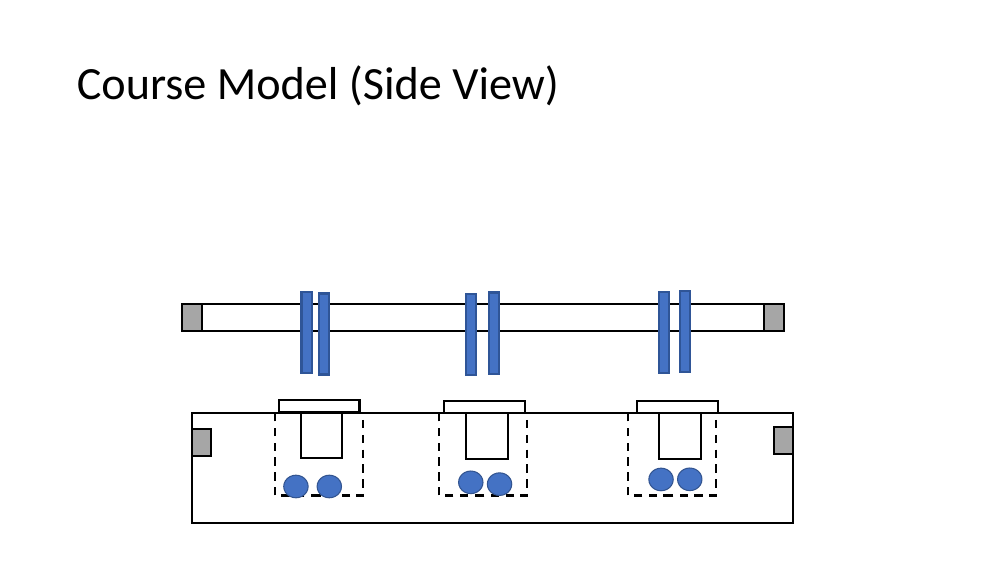
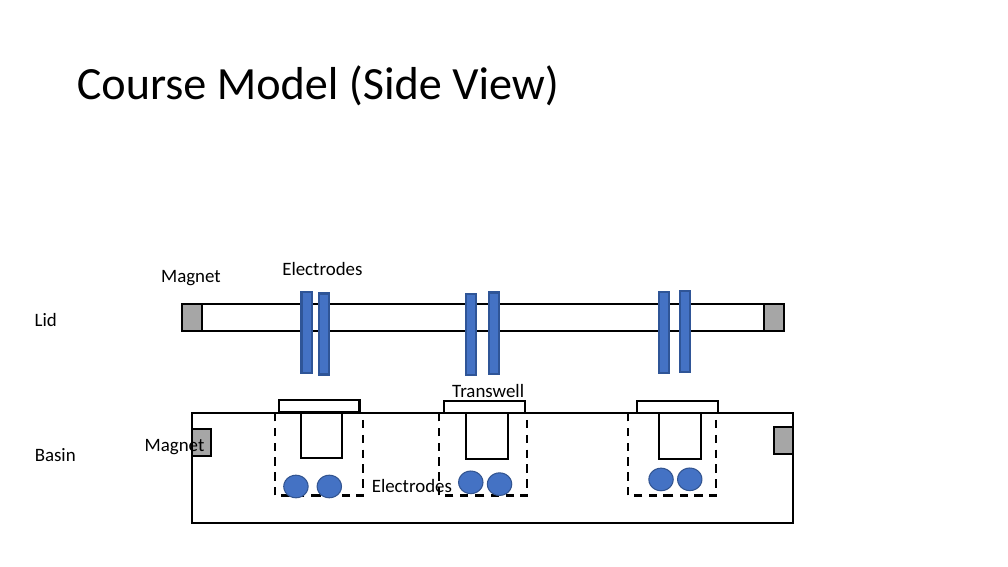
Before and after one commit to mdanderson03/Flexi-TEER, a slide deck: slide 4 of models/Multi Transwell TEER sample Plate.pptx. Drawn at 1008x567 pixels with LibreOffice and Linux fonts; fonts in the diff are those of the drawing. Boxes give left, top, right and bottom in pixels: in the first picture for what was removed or moved away, otherwise in the second. Text is boxed around its words. In the diff, an @@ line names an element or a change of style, - is before the commit and + after.

```diff
--- a/models/Multi Transwell TEER sample Plate.pptx
+++ b/models/Multi Transwell TEER sample Plate.pptx
@@ text added at bbox=[282, 262, 362, 275], 18 pt, text #000000 @@
+Electrodes
@@ text added at bbox=[161, 270, 221, 286], 18 pt, text #000000 @@
+Magnet
@@ text added at bbox=[35, 313, 57, 326], 18 pt, text #000000 @@
+Lid
@@ text added at bbox=[452, 384, 524, 402], 18 pt, text #000000 @@
+Transwell
@@ text added at bbox=[35, 448, 76, 461], 18 pt, text #000000 @@
+Basin
@@ text added at bbox=[145, 436, 205, 457], 18 pt, text #000000 @@
+Magnet
@@ text added at bbox=[372, 476, 452, 497], 18 pt, text #000000 @@
+Electrodes
```
Also in this commit, not shown: 1 other slide changed.
